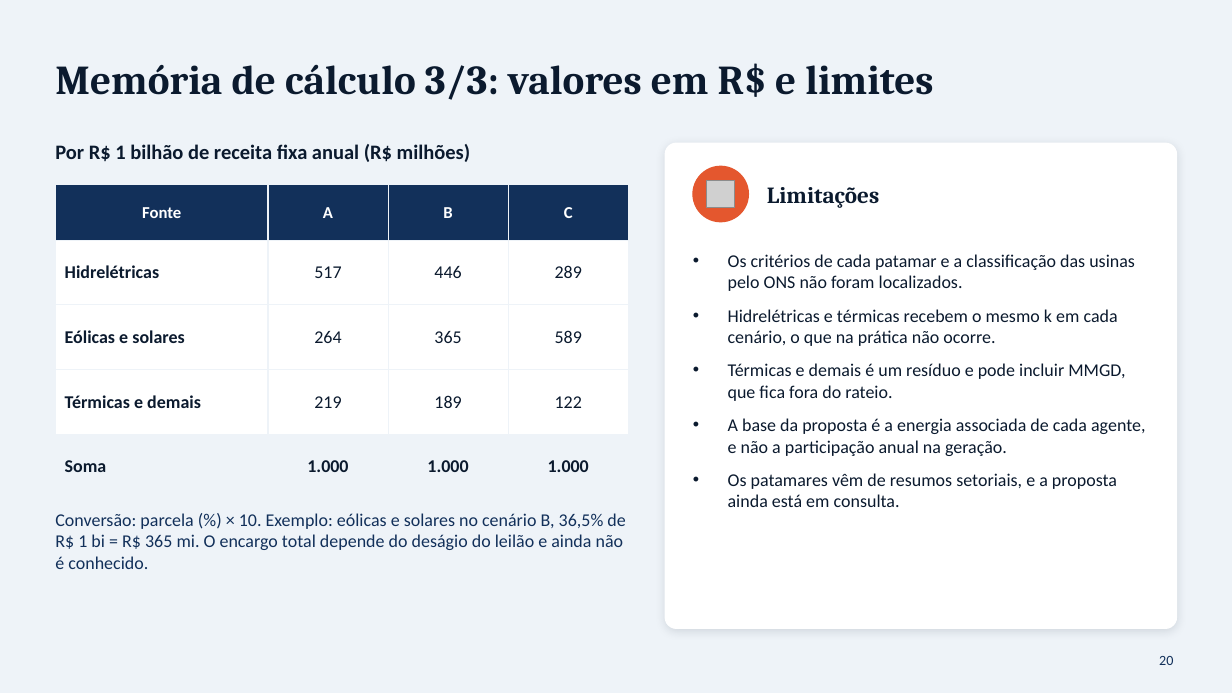
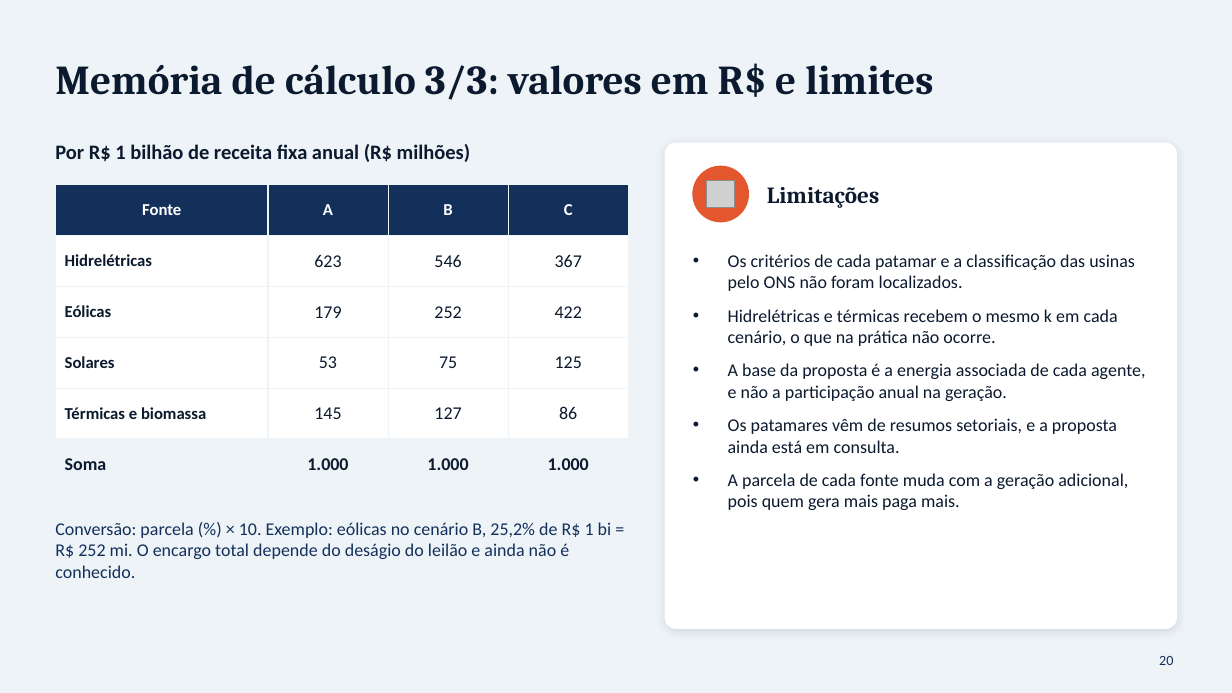
Before and after one commit to RonaldoSouza74/Instituto-de-Economia, a slide deck: slide 20 of Baterias_SIN_Economia_Setor_Eletrico_I.pptx. Drawn at 1232x693 pixels with LibreOffice and Linux fonts; fonts in the diff are those of the drawing; grey boxes stand for pictures. Boxes give left, top, right and bottom in pixels: in the first picture for what was removed or moved away, otherwise in the second. Text is boxed around its words. In the diff, an @@ line names an element or a change of style, - is before the commit and + after.

```diff
--- a/Baterias_SIN_Economia_Setor_Eletrico_I.pptx
+++ b/Baterias_SIN_Economia_Setor_Eletrico_I.pptx
@@ table at (55, 185, 628, 474) @@
-row 2: Hidrelétricas | 517 | 446 | 289
-row 3: Eólicas e solares | 264 | 365 | 589
-row 4: Térmicas e demais | 219 | 189 | 122
+row 2: Hidrelétricas | 623 | 546 | 367
+row 3: Eólicas | 179 | 252 | 422
+row 4: Solares | 53 | 75 | 125
+row 5: Térmicas e biomassa | 145 | 127 | 86
@@ text at (728, 363, 1125, 401): paragraph removed @@
-• Térmicas e demais é um resíduo e pode incluir MMGD, que fica fora do rateio.
@@ text at (728, 473, 1128, 510): paragraph added @@
+• A parcela de cada fonte muda com a geração adicional, pois quem gera mais paga mais.
@@ text at (55, 522, 612, 578): text changed @@
-Conversão: parcela (%) × 10. Exemplo: eólicas e solares no cenário B, 36,5% de R$ 1 bi = R$ 365 mi. O encargo total depende do deságio do leilão e ainda não é conhecido.
+Conversão: parcela (%) × 10. Exemplo: eólicas no cenário B, 25,2% de R$ 1 bi = R$ 252 mi. O encargo total depende do deságio do leilão e ainda não é conhecido.
```
Also in this commit, not shown: 15 other slides changed, 2 slides added, 2 slides removed.
